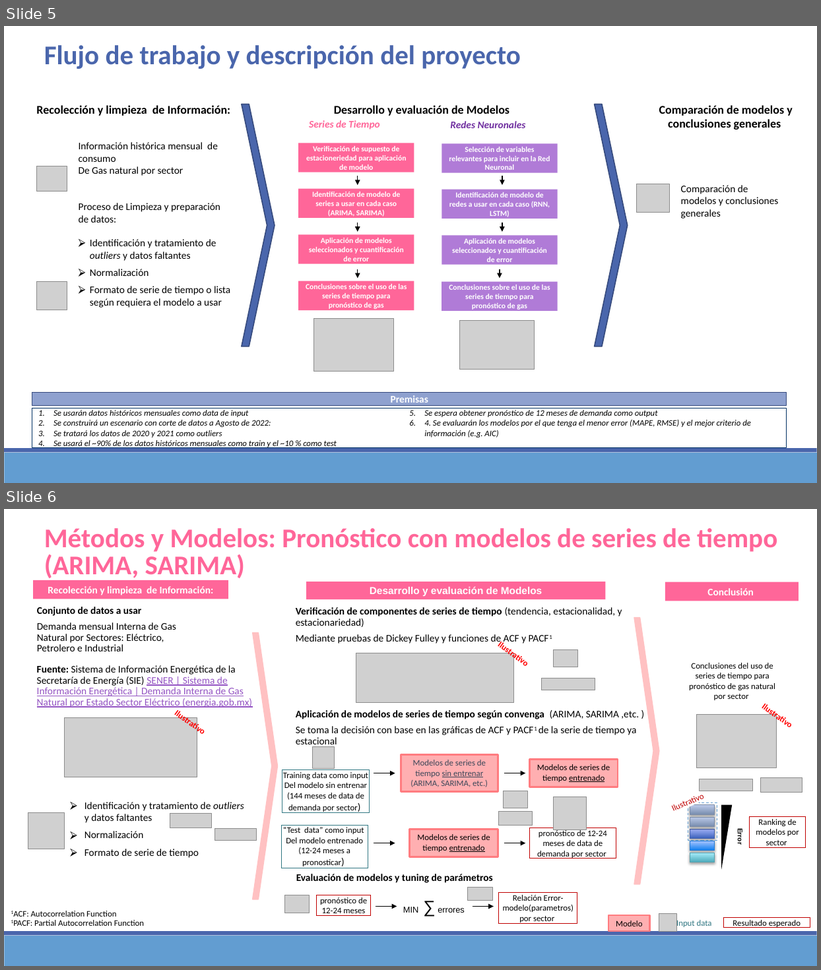
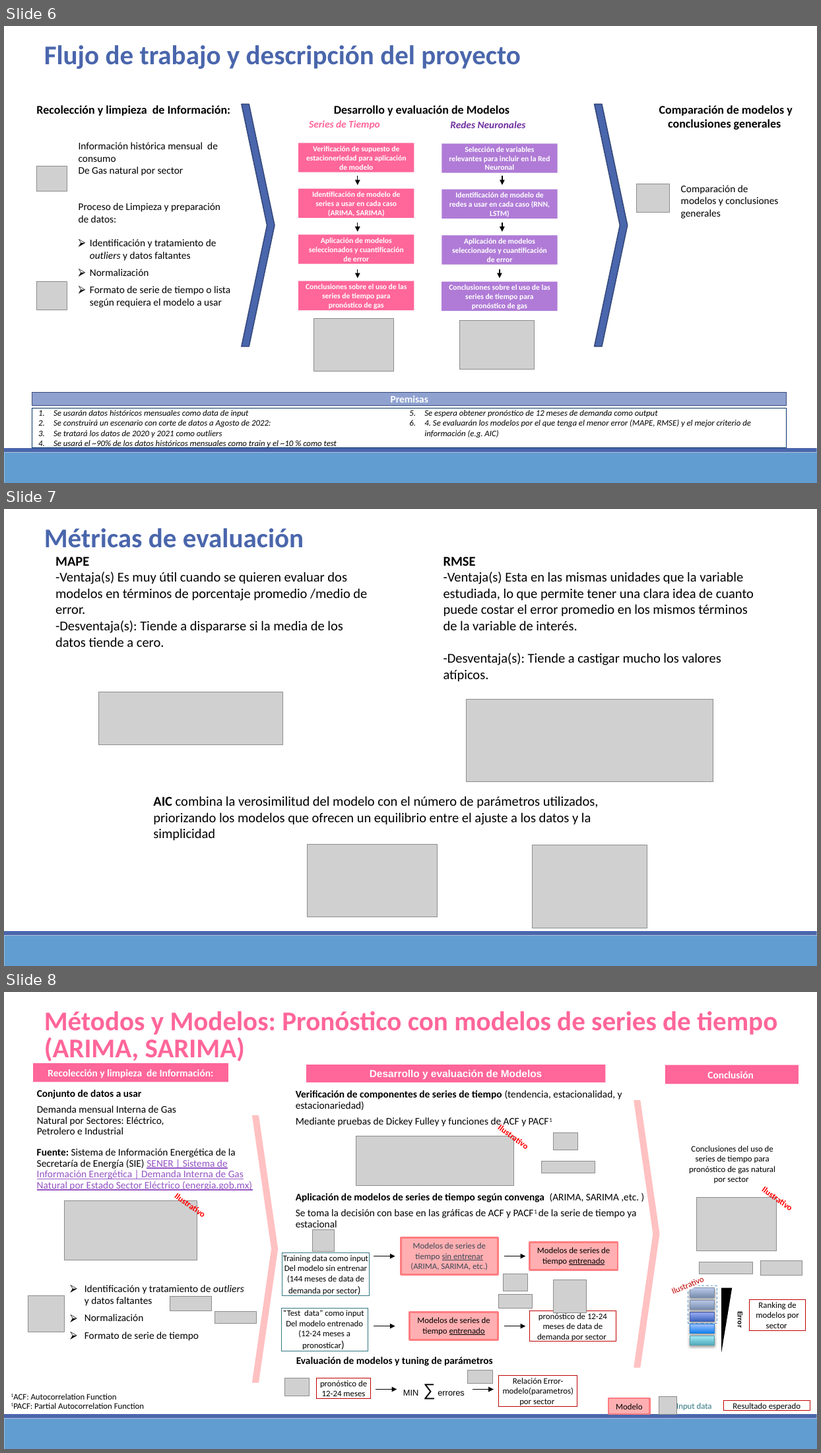
Before and after one commit to Sergio-Ibarra-1795/Diplomado_UNAM_DC_Full_gitHub, a slide deck: Diplomado_DS_Proyecto_Final/Proyecto_final_Diplomado_DS_UNAM_v1.pptx. Shown one above the other, each under a label of ours: slides 5 and 6 before the commit, slides 6, 7 and 8 after it. The pictures are 821x970 and 821x1453 pixels, drawn with LibreOffice and Linux fonts; fonts in the diff are those of the drawing; grey boxes stand for pictures. Boxes give left, top, right and bottom in pixels: in the first picture for what was removed or moved away, otherwise in the second. Text is boxed around its words. In the diff, an @@ line names an element or a change of style, - is before the commit and + after.

```diff
--- a/Diplomado_DS_Proyecto_Final/Proyecto_final_Diplomado_DS_UNAM_v1.pptx
+++ b/Diplomado_DS_Proyecto_Final/Proyecto_final_Diplomado_DS_UNAM_v1.pptx
@@ slide 7 added at box(4, 509, 817, 966), background #FFFFFF; not listed: 2 template elements that a slide beside it also shows @@
@@ text added at box(44, 528, 304, 548), 32 pt, text #4A66AC, bold @@
+  Métricas de evaluación
@@ text added at box(55, 557, 367, 647), 16 pt, text #000000 @@
+MAPE
+-Ventaja(s) Es muy útil cuando se quieren evaluar dos modelos en términos de porcentaje promedio /medio de error.
+-Desventaja(s): Tiende a dispararse si la media de los datos tiende a cero.
@@ text added at box(444, 557, 754, 682), 16 pt, text #000000 @@
+RMSE
+-Ventaja(s) Esta en las mismas unidades que la variable estudiada, lo que permite tener una clara idea de cuanto puede costar el error promedio en los mismos términos de la variable de interés.
+-Desventaja(s): Tiende a castigar mucho los valores atípicos.
@@ picture added at box(98, 692, 283, 745) @@
@@ picture added at box(467, 699, 714, 782) @@
@@ text added at box(153, 796, 599, 841), 16 pt, text #000000 @@
+AIC combina la verosimilitud del modelo con el número de parámetros utilizados, priorizando los modelos que ofrecen un equilibrio entre el ajuste a los datos y la simplicidad
@@ picture added at box(307, 844, 438, 917) @@
@@ picture added at box(533, 846, 648, 929) @@
@@ what was slide 5 is now slide 6 @@
@@ what was slide 6 is now slide 8 @@
```
Also in this commit, not shown: 2 slides changed, 1 other slide added, 4 other files.
